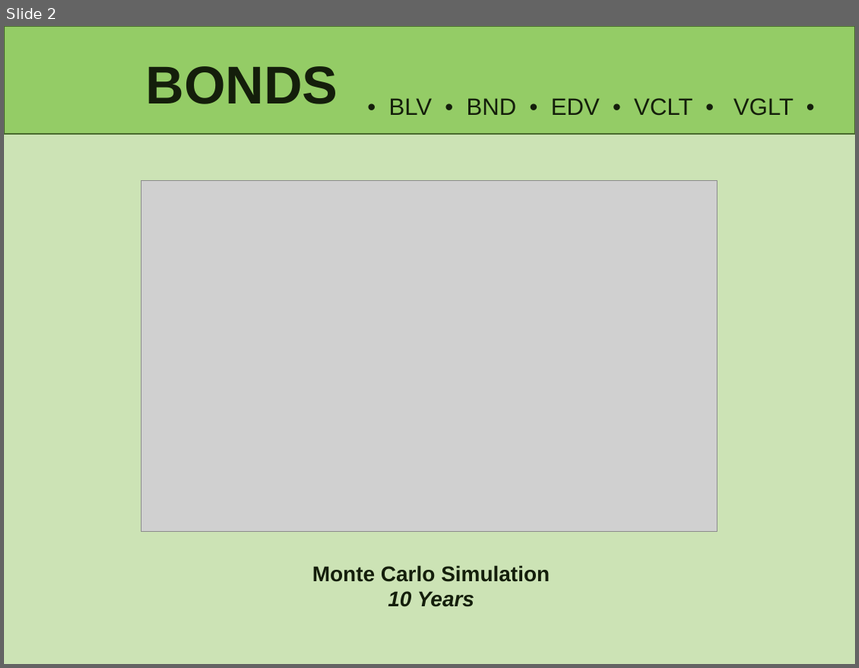
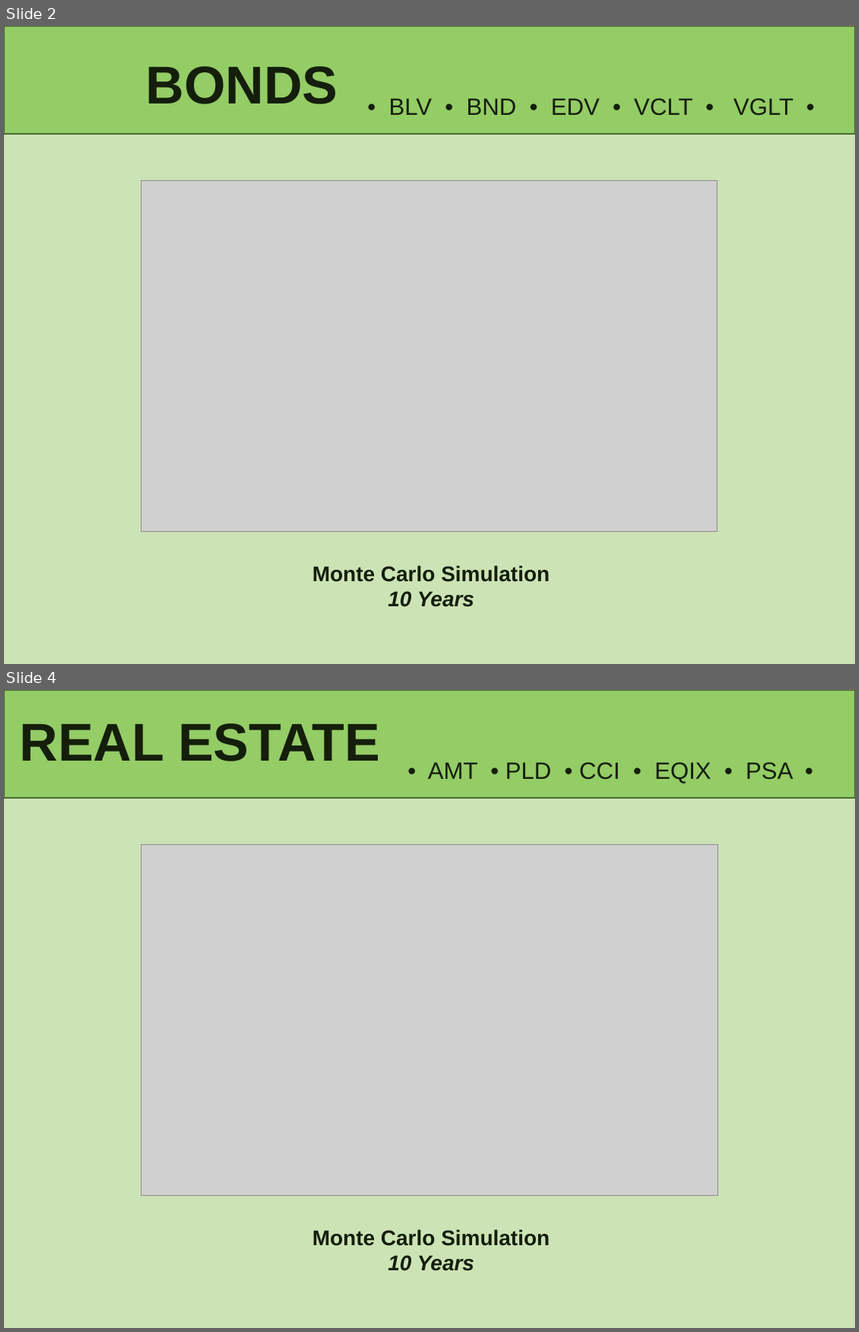
Before and after one commit to lindseyhardouin/Challenging_the_Status_Quo, a slide deck: presentation/P1- Challening the Status Quo.pptx. Shown one above the other, each under a label of ours: slide 2 before the commit, slides 2 and 4 after it; the slides between them are not shown. The pictures are 859x668 and 859x1332 pixels, drawn with LibreOffice and Linux fonts; fonts in the diff are those of the drawing; grey boxes stand for pictures. Boxes give left, top, right and bottom in pixels: in the first picture for what was removed or moved away, otherwise in the second. Text is boxed around its words. In the diff, an @@ line names an element or a change of style, - is before the commit and + after.

```diff
--- a/presentation/P1- Challening the Status Quo.pptx
+++ b/presentation/P1- Challening the Status Quo.pptx
@@ slide 4 added at [4, 690, 855, 1328], background #CCE3B5; not listed: 1 template element that a slide beside it also shows @@
@@ title added at [20, 723, 380, 761], 45 pt, text #141E0B, bold @@
+REAL ESTATE
@@ text added at [428, 762, 793, 783], 20 pt, text #141E0B @@
+• AMT • PLD • CCI • EQIX • PSA •
@@ picture added at [141, 845, 718, 1195] @@
@@ text added at [313, 1230, 550, 1271], 18 pt, text #141E0B, bold @@
+Monte Carlo Simulation 10 Years
```
Also in this commit, not shown: 3 slides changed, 6 other slides added, 2 slides removed.
